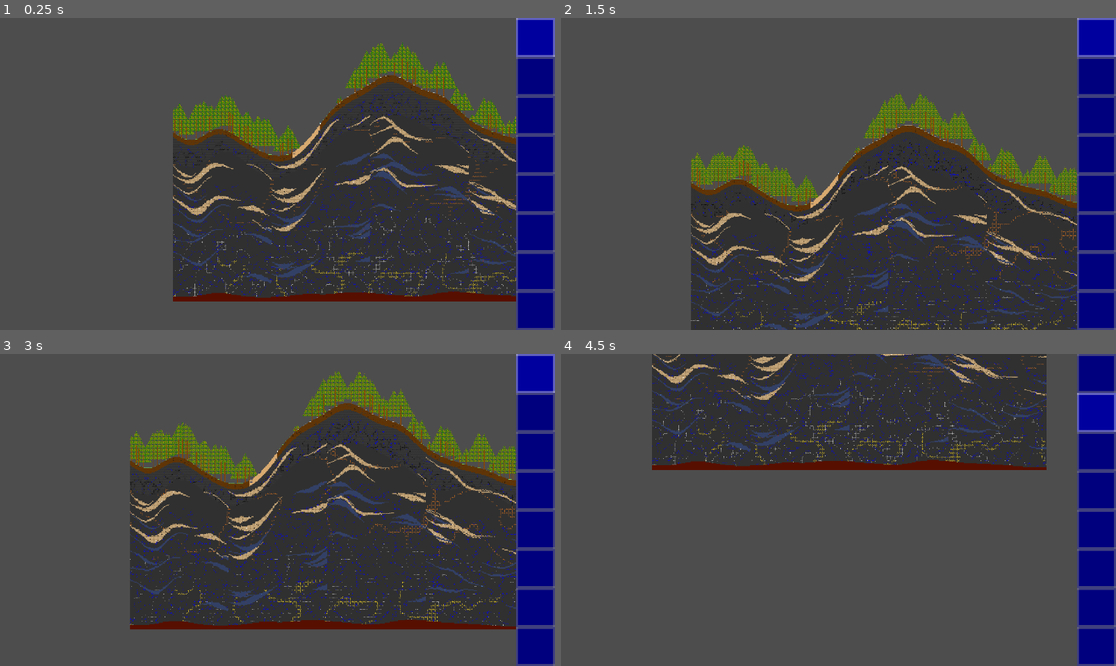
Above: before the commit, frames 1-4 (two rows, left to right).
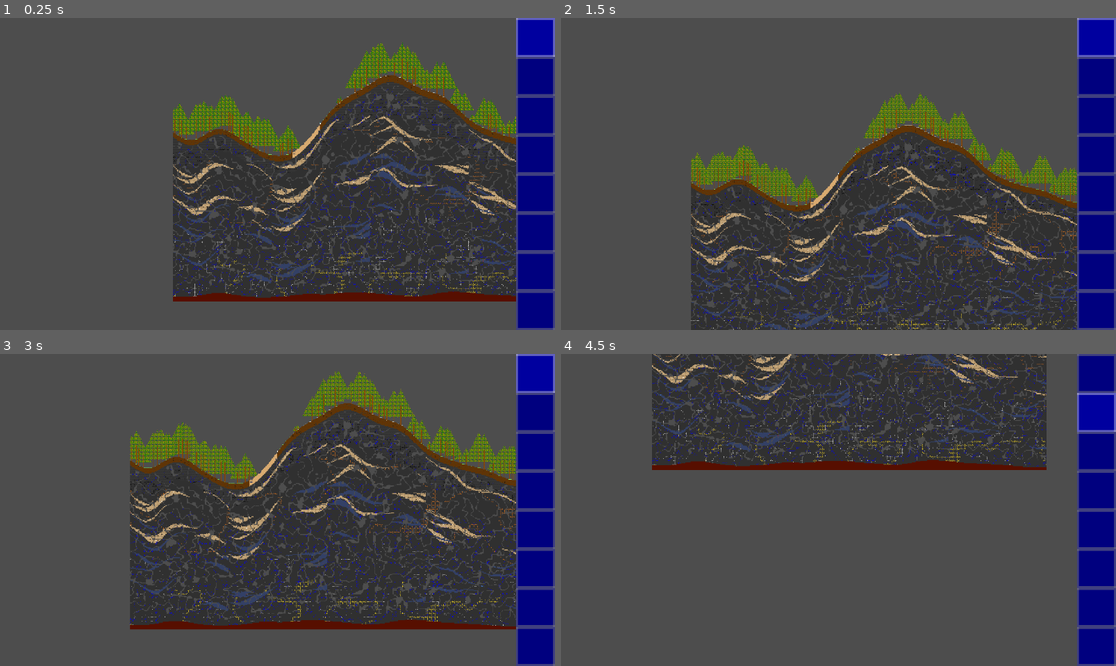
Above: after the commit, the same moments.

Repository: TwigGlenn4/BlockForge
Game: Godot game, scene res://scenes/GameScene/game_scene.tscn
Two runs of this game, one before a commit and one after it. Both use one fixed random seed, a clock stepped at 60 frames per second and the inputs below.
Inputs (mouse positions are in pixels of both pictures, inside the frame that each line leads up to):
- Up to frame 1 (0.25 s): no input
- Up to frame 2 (1.5 s): click (1093, 36) at 0.52 s; click (1093, 36) at 1.27 s
- Up to frame 3 (3 s): click (532, 372) at 2.02 s; tap Enter (ui_accept) at 2.75 s; move the mouse to (399, 494) at 2.77 s; hold Down (camera_pan_down) from 2.78 s (still down)
- Up to frame 4 (4.5 s): tap Enter (ui_accept) at 3.02, 3.77, 4.25 s; move the mouse to (727, 525) at 3.52 s; release Down (camera_pan_down) at 3.53 s; tap Left (camera_pan_left) at 3.6 s; move the mouse to (894, 441) at 4.27 s; hold Right (camera_pan_right) from 4.28 s (still down)

The runs differ from the first frame. In frame 1, 3.0% of the frame differs, in the area x 31-93%, y 22-88%; in frame 2, 3.2%, in the area x 23-93%, y 38-100%; in frame 3, 3.2%; in frame 4, 2.2%.

Commit message:
Let there be caves!
Co-authored-by: Cursor <cursoragent@cursor.com>

Diff:
--- a/classes/chunky_filling_config.gd
+++ b/classes/chunky_filling_config.gd
@@ -35,6 +35,10 @@
 
 static func inclusions() -> Dictionary:
 	return get_config().get("inclusions", {})
+
+
+static func caves() -> Dictionary:
+	return get_config().get("caves", {})
 
 
 static func _parse_yaml(text: String) -> Dictionary:
--- a/classes/worldgen_settings.gd
+++ b/classes/worldgen_settings.gd
@@ -13,7 +13,3 @@
 
 const TREE_HEIGHT_MIN = 4
 const TREE_HEIGHT_MAX = 25
-
-
-static var CAVE_TUBE_REPLACABLE = [ DataTile.tile("blockforge:stone"), DataTile.tile("blockforge:limestone"), DataTile.tile("blockforge:marble") ]
-static var CAVE_NOODLE_REPLACABLE = [ DataTile.tile("blockforge:stone"), DataTile.tile("blockforge:cobblestone"), DataTile.tile("blockforge:limestone"), DataTile.tile("blockforge:marble") ]
--- a/classes/worldgen_v2.gd
+++ b/classes/worldgen_v2.gd
@@ -33,16 +33,11 @@
 	noise.humidity = Helpers.create_noise( world.w_seed + 10, 0.002, 3 )
 	noise.lava = Helpers.create_noise( world.w_seed + 4, 0.005, 2 )
 
-	noise.cave = {}
-	noise.cave.noodle = Helpers.create_noise( world.w_seed + 20, 0.02, 2 )
-	noise.cave.tube = Helpers.create_noise( world.w_seed + 21, 0.025, 2 )
-	noise.cave.backfill = Helpers.create_noise( world.w_seed + 28, 0.03, 2 )
-	noise.cave.occlusion = Helpers.create_noise( world.w_seed + 29, 0.03, 2 ) # Occlude caves at top and bottom
+	ChunkyFillingConfig.load_config("res://data/chunky_filling.yaml")
 
 	noise.trees = Helpers.create_noise( world.w_seed + 10, 0.02, 5 )
 	noise.layers = Helpers.create_noise( world.w_seed + 40, 0.008, 2 )
 
-	ChunkyFillingConfig.load_config("res://data/chunky_filling.yaml")
 	# Ensure underground tiles are registered
 	var _ug = Tiles.UNDERGROUND
 
@@ -116,32 +111,135 @@
 #    WORLDGEN STEPS
 #  ------------------
 
-# Dig out caves in one chunk
-func dig_caves( chunk ):
-	var n = chunk.cx
-	var noodle_noise = Helpers.noise_array_2d_offset( noise.cave.noodle, Vector2i(Chunk.WIDTH, Chunk.HEIGHT), Vector2i(n*Chunk.WIDTH, 0), true )
-	var tube_noise = Helpers.noise_array_2d_offset( noise.cave.tube, Vector2i(Chunk.WIDTH, Chunk.HEIGHT), Vector2i(n*Chunk.WIDTH, 0) )
-	var backfill_noise = Helpers.noise_array_2d_offset( noise.cave.backfill, Vector2i(Chunk.WIDTH, Chunk.HEIGHT), Vector2i(n*Chunk.WIDTH, 0) )
-	var occlusion_noise = Helpers.noise_array_2d_offset( noise.cave.occlusion, Vector2i(Chunk.WIDTH, Chunk.HEIGHT), Vector2i(n*Chunk.WIDTH, 0) )
-
-	# print(tube_noise)
-
-	# var start_x = n*Chunk.WIDTH
-	var bh_air = DataTile.tile("air")
-
-	for x in Chunk.WIDTH:
-		for y in chunk.surface_level[x]:
-			var depth_factor = pow(1.02, y) / y * ( 1000 / chunk.surface_level[x])
-			var cave_blocked = occlusion_noise[Vector2i(x, y)] * depth_factor > 0.6 || backfill_noise[Vector2i(x, y)] > 0.8
-
-
-			if noodle_noise[Vector2i(x, y)] < 0.05 && backfill_noise[Vector2i(x, y)] < 0.7 && !cave_blocked:
-				chunk.place_tile_chunk_overwrite(x, y, bh_air, WG_Settings.CAVE_NOODLE_REPLACABLE)
-				# print("noodle")
-
-			if tube_noise[Vector2i(x, y)] < 0.02 && backfill_noise[Vector2i(x, y)] < 0.8 && !cave_blocked:
-				chunk.place_tile_chunk_overwrite(x, y, bh_air, WG_Settings.CAVE_TUBE_REPLACABLE)
-				# print("tube")
+# Dig caves: tin-style stringy clumps, then irregular ~10-block caverns at junctions (same noise).
+func dig_caves( chunk_num: int ):
+	var chunk: Chunk = world.chunks[chunk_num]
+	var air: DataTile = Tiles.AIR
+
+	for cave_name in ChunkyFillingConfig.caves():
+		var cfg: Dictionary = ChunkyFillingConfig.caves()[cave_name]
+		var min_f: float = float(cfg.get("min_depth_fraction", 0.01))
+		var max_f: float = float(cfg.get("max_depth_fraction", 0.99))
+		var width: float = float(cfg.get("clump_size", 0.08))
+		var freq: float = float(cfg.get("freq", 0.04))
+		var chamber_core: float = float(cfg.get("chamber_core", width * 0.25))
+		var chamber_r_min: float = float(cfg.get("chamber_radius_min", 4.0))
+		var chamber_r_max: float = float(cfg.get("chamber_radius_max", 6.0))
+		var chamber_min_branches: int = int(cfg.get("chamber_min_branches", 3))
+		var chamber_jitter: float = float(cfg.get("chamber_jitter", 0.35))
+		var chamber_chance: float = float(cfg.get("chamber_chance", 0.05))
+
+		var cave_noisegen = Helpers.create_noise(world.w_seed + ("cave_" + cave_name).hash(), freq, 2)
+		var cave_noise = Helpers.noise_array_2d_offset(cave_noisegen, Vector2i(Chunk.WIDTH, Chunk.HEIGHT), Vector2i(chunk_num * Chunk.WIDTH, 0))
+		var jitter_gen = Helpers.create_noise(world.w_seed + ("cave_jitter_" + cave_name).hash(), freq * 2.5, 2)
+		var jitter_noise = Helpers.noise_array_2d_offset(jitter_gen, Vector2i(Chunk.WIDTH, Chunk.HEIGHT), Vector2i(chunk_num * Chunk.WIDTH, 0))
+		var chamber_rng := RandomNumberGenerator.new()
+		chamber_rng.seed = world.w_seed + chunk_num * 9176 + cave_name.hash()
+
+		var tunnel_mask: Dictionary = {} # Vector2i -> true
+		var carved := 0
+		var chambers := 0
+
+		# Pass 1: stringy tunnels (same as tin ore clumps)
+		for x in Chunk.WIDTH:
+			var y0: int = chunk.lava_top[x]
+			var y1: int = chunk.rock_top[x]
+			var band_h: int = y1 - y0
+			if band_h <= 0:
+				continue
+			for y in range(y0, y1):
+				var local_f: float = float(y - y0) / float(band_h)
+				if local_f < min_f or local_f > max_f:
+					continue
+				var pos := Vector2i(x, y)
+				var dist: float = absf(cave_noise[pos] - 0.5)
+				if dist <= width:
+					chunk.place_tile_chunk(x, y, air)
+					tunnel_mask[pos] = true
+					carved += 1
+
+		# Pass 2: caverns at vein cores that look like junctions
+		var seeds: Array[Vector2i] = []
+		for pos in tunnel_mask:
+			var dist: float = absf(cave_noise[pos] - 0.5)
+			if dist > chamber_core:
+				continue
+			if _cave_tunnel_branches(tunnel_mask, pos) < chamber_min_branches:
+				continue
+			# Prefer local core of the vein so one junction → one chamber
+			if not _cave_is_local_core(cave_noise, tunnel_mask, pos):
+				continue
+			seeds.append(pos)
+
+		var used_seeds: Array[Vector2i] = []
+		for seed_pos in seeds:
+			if chamber_rng.randf() > chamber_chance:
+				continue
+			var too_close := false
+			for prev in used_seeds:
+				if seed_pos.distance_squared_to(prev) < 64: # ~8 blocks apart
+					too_close = true
+					break
+			if too_close:
+				continue
+			var t: float = clampf(jitter_noise[seed_pos], 0.0, 1.0)
+			var base_r: float = lerpf(chamber_r_min, chamber_r_max, t)
+			var carved_here: int = _cave_carve_irregular(chunk, seed_pos, base_r, chamber_jitter, jitter_noise, air, tunnel_mask)
+			if carved_here > 0:
+				used_seeds.append(seed_pos)
+				chambers += 1
+				carved += carved_here
+
+		print("  Chunk %d: cave %s carved %d (%d chambers)" % [chunk_num, cave_name, carved, chambers])
+
+
+func _cave_is_local_core( cave_noise: Dictionary, tunnel_mask: Dictionary, pos: Vector2i ) -> bool:
+	var v: float = absf(cave_noise[pos] - 0.5)
+	for d in [Vector2i(-1, 0), Vector2i(1, 0), Vector2i(0, -1), Vector2i(0, 1)]:
+		var npos: Vector2i = pos + d
+		if not tunnel_mask.has(npos):
+			continue
+		if absf(cave_noise[npos] - 0.5) < v - 0.0001:
+			return false
+	return true
+
+
+func _cave_tunnel_branches( tunnel_mask: Dictionary, pos: Vector2i ) -> int:
+	# Count cardinal directions that have tunnel cells a few steps out (junction-ish).
+	var branches := 0
+	for dir in [Vector2i(1, 0), Vector2i(-1, 0), Vector2i(0, 1), Vector2i(0, -1)]:
+		var hit := false
+		for step in range(1, 5):
+			if tunnel_mask.has(pos + dir * step):
+				hit = true
+				break
+		if hit:
+			branches += 1
+	return branches
+
+
+func _cave_carve_irregular( chunk: Chunk, center: Vector2i, radius: float, jitter: float, jitter_noise: Dictionary, air: DataTile, tunnel_mask: Dictionary ) -> int:
+	var carved := 0
+	var r_ceil: int = ceili(radius + jitter * radius)
+	for dx in range(-r_ceil, r_ceil + 1):
+		for dy in range(-r_ceil, r_ceil + 1):
+			var px: int = center.x + dx
+			var py: int = center.y + dy
+			if px < 0 or px >= Chunk.WIDTH:
+				continue
+			if py < chunk.lava_top[px] or py >= chunk.rock_top[px]:
+				continue
+			var pos := Vector2i(px, py)
+			var j: float = jitter_noise.get(pos, 0.5)
+			var local_r: float = radius * (1.0 + (j - 0.5) * 2.0 * jitter)
+			if float(dx * dx + dy * dy) > local_r * local_r:
+				continue
+			if tunnel_mask.has(pos):
+				continue
+			chunk.place_tile_chunk(px, py, air)
+			tunnel_mask[pos] = true
+			carved += 1
+	return carved
 
 
 
@@ -380,10 +478,9 @@
 # chunky_filling: sedimentary lenses, caves, then ore clumps
 func chunky_filling( chunk_num: int ):
 	print("  Chunky filling chunk %d..." % chunk_num)
-	var chunk: Chunk = world.chunks[chunk_num]
 
 	generate_layers(chunk_num)
-	# dig_caves(chunk)
+	dig_caves(chunk_num)
 	generate_ores(chunk_num)
 
 
Not shown, changed: data/chunky_filling.yaml
